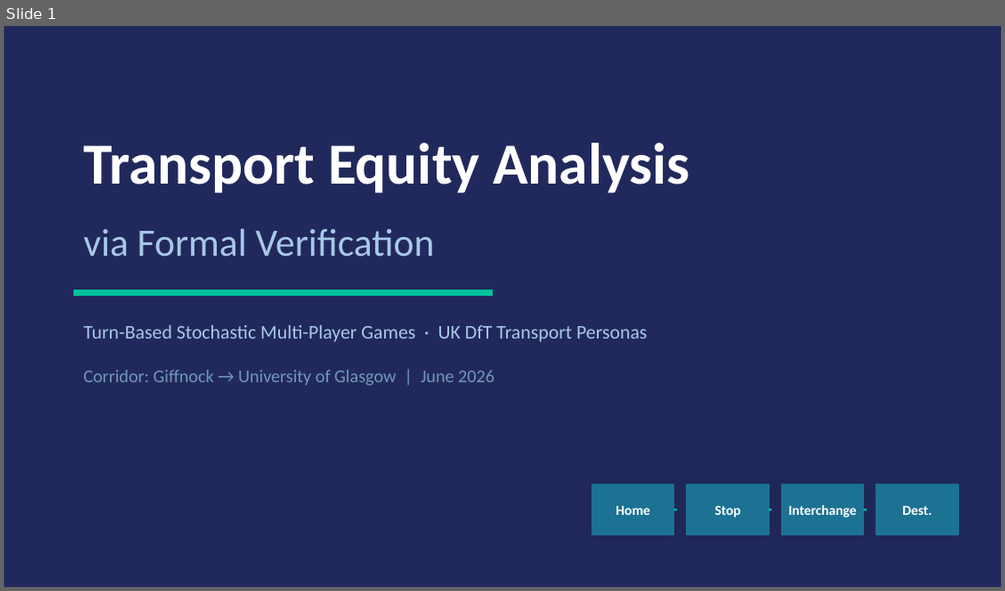
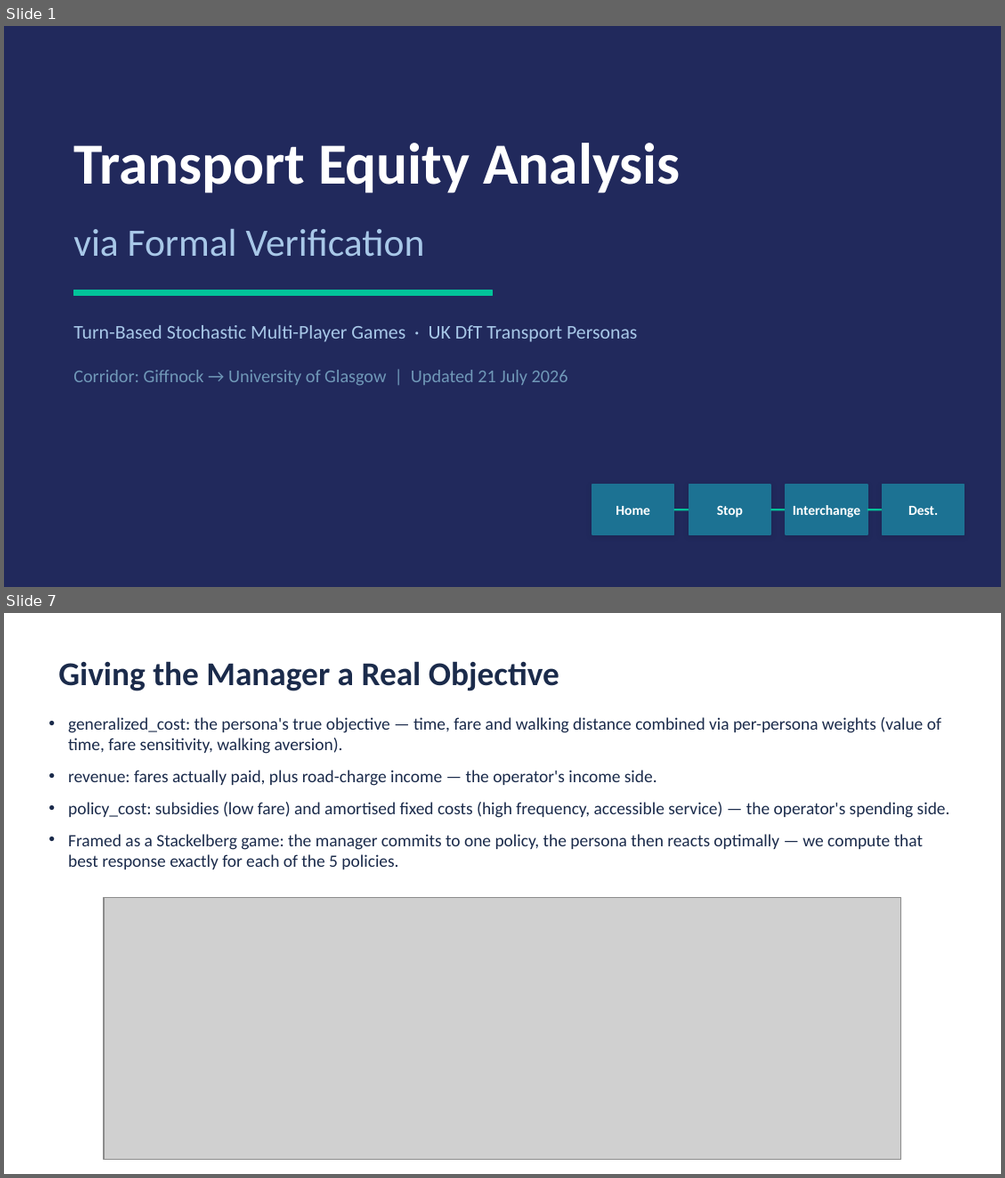
Before and after one commit to Hassan-Chamass/transport_personas_games, a slide deck: transport_smg_presentation.pptx. Shown one above the other, each under a label of ours: slide 1 before the commit, slides 1 and 7 after it; the slides between them are not shown. The pictures are 1005x591 and 1005x1178 pixels, drawn with LibreOffice and Linux fonts; fonts in the diff are those of the drawing; grey boxes stand for pictures. Boxes give left, top, right and bottom in pixels: in the first picture for what was removed or moved away, otherwise in the second. Text is boxed around its words. In the diff, an @@ line names an element or a change of style, - is before the commit and + after.

```diff
--- a/transport_smg_presentation.pptx
+++ b/transport_smg_presentation.pptx
@@ slide 7 added at (4, 613, 1001, 1174), background #FFFFFF @@
@@ text added at (58, 661, 559, 691), 24 pt, text #1B2B4B, bold @@
+Giving the Manager a Real Objective
@@ text added at (68, 717, 950, 869), 12.5 pt, text #1B2B4B @@
+• generalized_cost: the persona's true objective — time, fare and walking distance combined via per-persona weights (value of time, fare sensitivity, walking aversion).
+• revenue: fares actually paid, plus road-charge income — the operator's income side.
+• policy_cost: subsidies (low fare) and amortised fixed costs (high frequency, accessible service) — the operator's spending side.
+• Framed as a Stackelberg game: the manager commits to one policy, the persona then reacts optimally — we compute that best response exactly for each of the 5 policies.
@@ picture added at (104, 897, 901, 1159) @@
@@ slide 1 changed as well @@
@@ 3 texts: place and size @@
-3 texts at (83, 143, 689, 342)
+3 texts at (73, 143, 680, 342)
@@ text at (73, 370, 568, 386): text changed @@
-Corridor: Giffnock → University of Glasgow | June 2026
+Corridor: Giffnock → University of Glasgow | Updated 21 July 2026
@@ 2 texts, 2 rectangles: place and size @@
-2 texts, 2 rectangles at (782, 484, 958, 534)
+2 texts, 2 rectangles at (785, 484, 964, 534)
@@ shadow changed in 3 elements at (688, 484, 770, 534), (785, 484, 867, 534), (882, 484, 964, 534) @@
@@ line moved from (674, 509) - (677, 509) to (674, 509) - (688, 509) @@
@@ line moved from (769, 509) - (771, 509) to (770, 509) - (785, 509) @@
@@ line moved from (863, 509) - (866, 509) to (867, 509) - (882, 509) @@
```
Also in this commit, not shown: 4 other slides changed, 7 other slides added, 3 slides removed, 8 other files.
